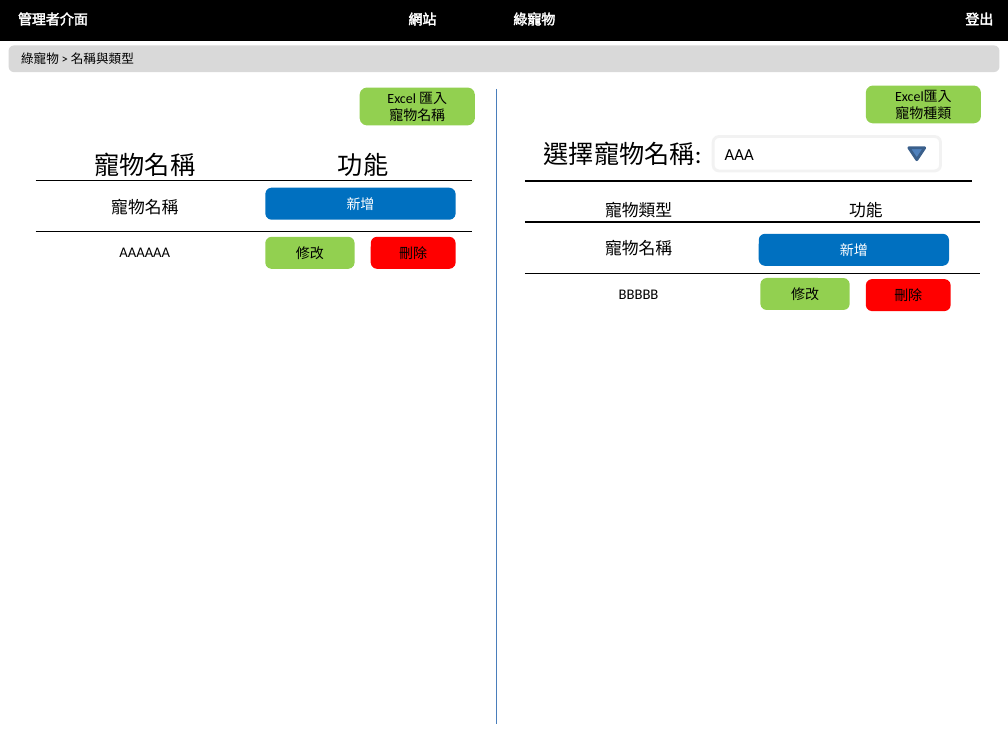
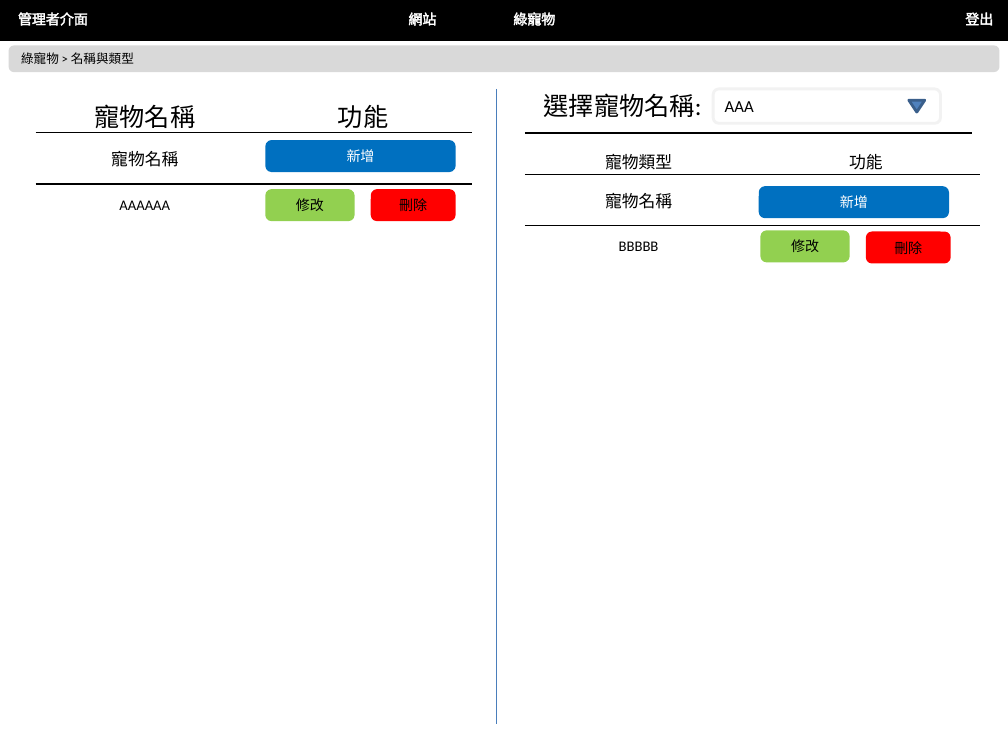
Before and after one commit to nexstar/XMind, a slide deck: slide 44 of 最終後台版型.pptx. Drawn at 1008x756 pixels with LibreOffice and Linux fonts; fonts in the diff are those of the drawing. Boxes give left, top, right and bottom in pixels: in the first picture for what was removed or moved away, otherwise in the second. Text is boxed around its words. In the diff, an @@ line names an element or a change of style, - is before the commit and + after.

```diff
--- a/最終後台版型.pptx
+++ b/最終後台版型.pptx
@@ rounded rectangle removed at bbox=[361, 89, 473, 124] @@
-Excel 匯入
-寵物名稱
@@ rounded rectangle removed at bbox=[867, 87, 979, 122] @@
-Excel匯入
-寵物種類
@@ 2 rounded rectangles, 1 table, 1 triangle, 1 line: place and size @@
-2 rounded rectangles, 1 table, 1 triangle, 1 line at bbox=[267, 148, 981, 442]
+2 rounded rectangles, 1 table, 1 triangle, 1 line at bbox=[267, 100, 981, 394]
@@ 5 rounded rectangles, 1 table, 1 text: place and size @@
-5 rounded rectangles, 1 table, 1 text at bbox=[35, 136, 949, 400]
+5 rounded rectangles, 1 table, 1 text at bbox=[35, 89, 949, 353]
```
Also in this commit, not shown: 9 other slides changed, 1 other file.
